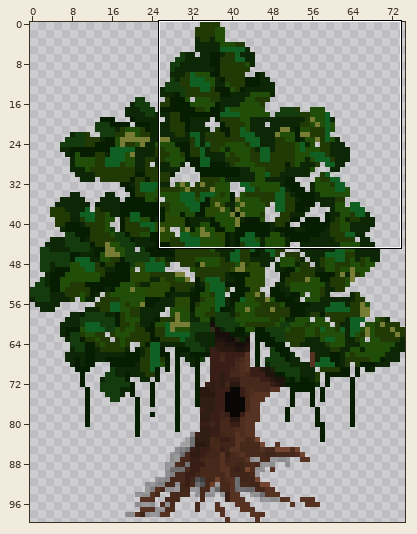
Sprite sheet -- Assets/All_Elements/Map_Elements/treebig.png. The first picture is a wide view before the edit; the outline marks the close-up.
Close-up. As it was:
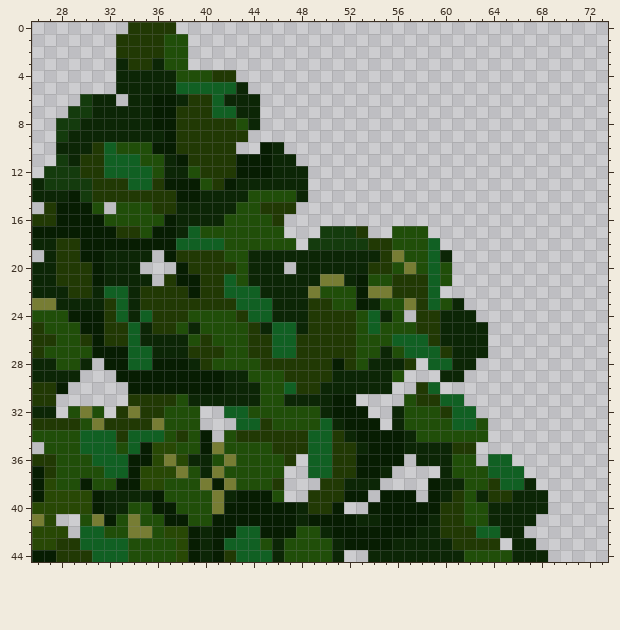
The file is 75x100 pixels. Pixels under 10% opacity are left out. Colours within 5 levels of each other are drawn and written as one. Shown: x 26..73, y 0..44.
The result:
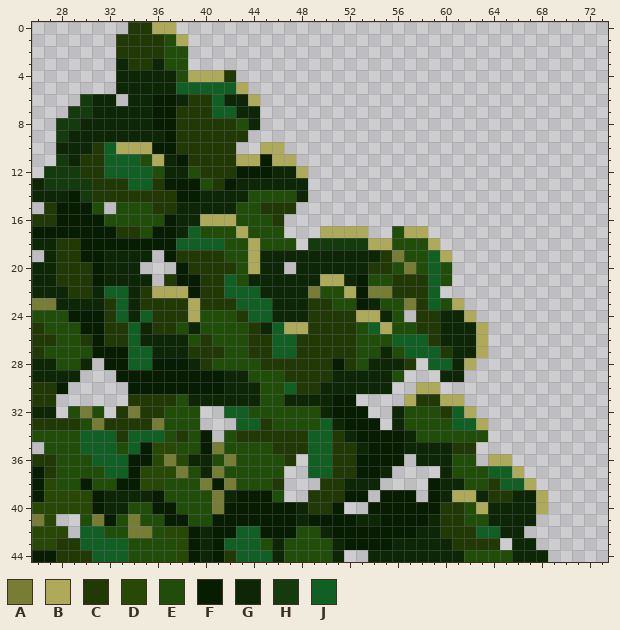
Palette (. is transparent): A #777d34  B #aeaa5a  C #213904  D #284805  E #204e09  F #071d02  G #0c2606  H #143b0d  J #116023
The author wrote: poprawione drzefko
Diff:
@@ x 34..46 @@
- 0 CCCC.........
- 1 CCCEE........
+ 0 CCBB.........
+ 1 CCCEB........
  2 CCCEE........
  3 CCGEE........
- 4 GGGGEEECC....
- 5 GGGGJJJJJG...
- 6 GGFFGCCJGGG..
+ 4 GGGGEBBBC....
+ 5 GGGGJJJJJB...
+ 6 GGFFGCCJGGB..
  7 GGFFCCCJJGG..
@@ x 31..50 @@
  9 GGGGGGFCCCCCC.......
-10 CJEEEFFCCCCC..FG....
-11 CJJJEEGFCCCCFFFGG...
-12 CJJJJEGGECCCFFFGGG..
+10 CJBBBFFCCCCC..BB....
+11 CJJJEBGFCCCCBBFBB...
+12 CJJJJEGGECCCFFFGGB..
 13 CCCJJCFFFECFGGGGGG..
@@ x 26..73 @@
 15 .CFFFE.EEECCGGGGGEECCC..........................
-16 CCFFFFEEEEEFGGGGEEEEC...........................
-17 FFFFFFFCCEFFGJEEEEEEE...HHHC..EEE...............
-18 GGCCFFFFFFFFJJJJEEEEEE.HHHHHCCEEEJ..............
-19 .GCCFFGGGG.FCCCCEEGGGGGGGGGGGCAEEJG.............
-20 GGCCCFGGG...FCCCCEGGG.GGGGGGCCEAEJE.............
-21 GGCCCFGGGG.CFFCCJEGGGGGGAAGFEECCCJE.............
-22 GGGCCGJJGCCCCFCCJJJGGGGAEEEFAACCCJ..............
-23 AAGGGGCJGCCCCCCCCJJJGGGCCEEFGEEACJEG............
-24 EEEFFFCJGJCCCEEEECJJGGGCCCCEJGE.CCGGG...........
-25 CEEEFFCCJGCCEGEEEECGJJGCCCCEJEEECCGGGG..........
-26 CCEECFCCJGGGGECEEECCJJCCCCCEEEJJJCGGGG..........
-27 CEEEEFFFJJGGGCCCEECCJJCCCCCEEGEJJJCGGG..........
-28 GGEEG.FFJJFFFGCEEEECCCCCCFCEGGGC.JJGG...........
+16 CCFFFFEEEEEFGGBBBEEEC...........................
+17 FFFFFFFCCEFFGJEEEBEEE...BBBB..EBB...............
+18 GGCCFFFFFFFFJJJJEEBEEE.HHHHHBBEEEB..............
+19 .GCCFFGGGG.FCCCCEEBGGGGGGGGGGCAEEJB.............
+20 GGCCCFGGG...FCCCCEBGG.GGGGGGCCEAEJE.............
+21 GGCCCFGGGG.CFFCCJEGGGGGGBBGFEECCCJE.............
+22 GGGCCGJJGCBBBFCCJJJGGGGAEEBFAACCCJ..............
+23 AAGGGGCJGCCCCBCCCJJJGGGCCEEFGEEACJEB............
+24 EEEFFFCJGJCCCBEEECJJGGGCCCCBBGE.CCGGB...........
+25 CEEEFFCCJGCCEGEEEECGJBBCCCCEJBEECCGGGB..........
+26 CCEECFCCJGGGGECEEECCJJCCCCCEEEJJJCGGGB..........
+27 CEEEEFFFJJGGGCCCEECCJJCCCCCEEGEJJJCGGB..........
+28 GGEEG.FFJJFFFGCEEEECCCCCCFCEGGGC.JJGB...........
 29 GGGG...FFFFFFFFFGGEEECCCCGGGGGE...GG............
-30 CCF.....FFFFFFFFGGGEEJCCGGGGGG..CJ..............
-31 CC......CCCCEGGGGGGEEGGGGFF....ECCJJ............
-32 GG.EAE.CACCEEE..JJEEEEEEGFFF..GEEECJJ...........
-33 CCCCEACCCCAEEE...JJCEEEEJGFFF.GEEEEJJE..........
+30 CCF.....FFFFFFFFGGGEEJCCGGGGGG..BB..............
+31 CC......CCCCEGGGGGGEEGGGGFF....BCCBB............
+32 GG.EAE.CACCEEE..JJEEEEEEGFFF..GEEECJB...........
+33 CCCCEACCCCAEEE...JJCEEEEJGFFF.GEEEEJJB..........
 34 EEEEJJJCJJJECEF.ECCCCCCJJCGFFFFGEEEEEE..........
 35 .EEEJJJEJFDDEEFAEEEECCCJJCCGFFFGGGGCC...........
-36 CCEEEJJJFFDADGGEAEEEEC.JJCCFFFF.GGGEE.JJ........
-37 FCEEEEJJFDDDAEGAEEEEE..JJCCFFG....GEEEJJJ.......
-38 FDEEFEEFFDDEEEAFAEEEC...CCGGG....FGGEECJJG......
-39 FDDDDFGGGGFEEEEAGFFFE..CCCFF.FFF.FGCEGCCGGG.....
-40 DDDDDFGGEEFFEEEAFFFFFFGCCF..FFFFFFCCEEGGGGG.....
+36 CCEEEJJJFFDADGGEAEEEEC.JJCCFFFF.GGGEE.BB........
+37 FCEEEEJJFDDDAEGAEEEEE..JJCCFFG....GEEEJJB.......
+38 FDEEFEEFFDDEEEAFAEEEC...CCGGG....FGGEECJJB......
+39 FDDDDFGGGGFEEEEAGFFFE..CCCFF.FFF.FGBBGCCGGB.....
+40 DDDDDFGGEEFFEEEAFFFFFFGCCF..FFFFFFCCEBGGGGB.....
 41 AD..EAFEAEEFFEEFFFFFFFGFFFFGGFFFFGCCEEGGGG......
Boxes around the changes in both close-ups, in picture pixels (x1, y1, x2, y2):
changed: (116, 22, 548, 514)
